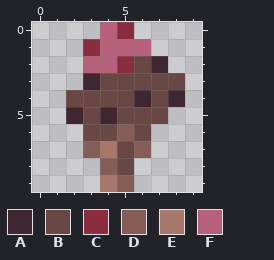
Two states of a pixel-art sprite, Items/Ingredient/Ingredients/temp.png. This is how it looked before the edit.
The file is 10x10 pixels.
Palette (. is transparent): A #3e2730  B #694744  C #8a2e3f  D #865d56  E #a7776b  F #b6607c
Pixels before, first column x 2:
 0 ..FC...
 1 .CFFF..
 2 .FFCBA.
 3 .ABBBBB
 4 BBBBABA
 5 ABABBB.
 6 .BBDB..
 7 .DEBD..
 8 ..DB...
 9 ..ED...
After the commit:
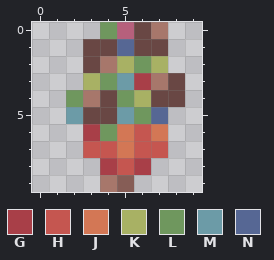
Colours new in this view: G #a83f48  H #c55650  J #d37755  K #a8b164  L #6f975e  M #6c9ba7  N #566794
From old to new:
Changed rows in their new state; - is an unchanged pixel.
first column x 2:
 0 --LFBE-
 1 -BBNBB-
 2 -BEKLK-
 3 -KLMGE-
 4 LE-LK-B
 5 M-BMLN-
 6 -GLJHJ-
 7 -HHJHH-
 8 --GHG--
